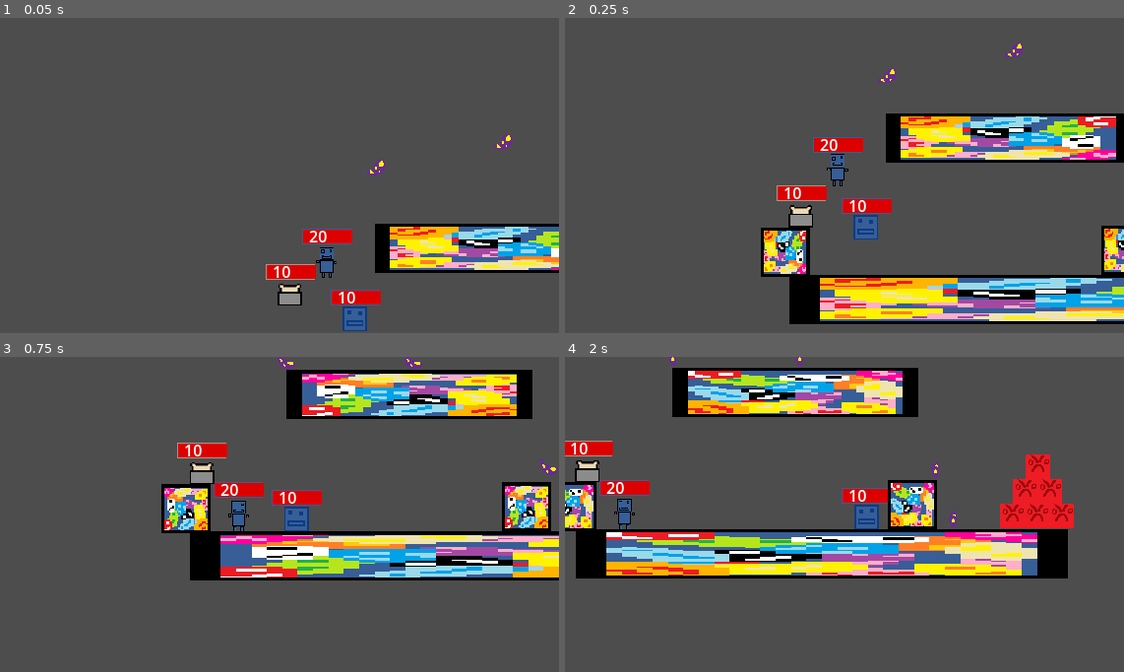
Above: before the commit, frames 1-4 (two rows, left to right).
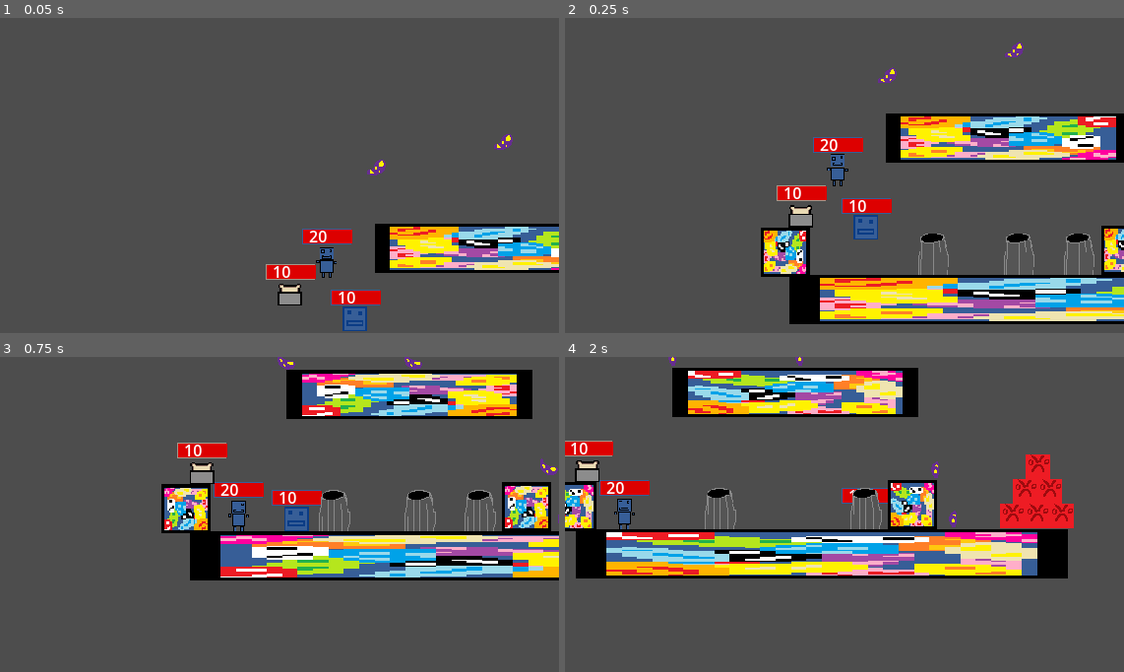
Above: after the commit, the same moments.

Repository: Ksawex4/Block-Jumper-Godot
Game: Godot game, scene res://Scenes/test_room.tscn
Same seed, same stepped clock (60 frames per second), same inputs: the game is played once before the commit and once after it. This scene is started directly instead of the project's main scene.
Inputs:
- Up to frame 1 (0.05 s): no input
- Up to frame 2 (0.25 s): no input
- Up to frame 3 (0.75 s): hold D (FencyRight) from 0.53 s (still down); tap Z (Interract, bound only after the commit) at 0.6 s
- Up to frame 4 (2 s): keep holding D (FencyRight); tap W (FencyJump) at 0.77, 1.52 s; tap 1 (CamFency) at 1.35 s; tap Z (Interract, bound only after the commit) at 1.55 s

Frame 1 is identical in both runs. In frame 2, 0.6% of the frame differs, in the area x 63-95%, y 68-82%; in frame 3, 0.6%; in frame 4, 0.8%, in the area x 25-57%, y 41-55%.

Commit message:
added a trash can

Diff:
--- /dev/null
+++ b/Scenes/Objects/trash_can.tscn
@@ -0,0 +1,36 @@
+[gd_scene load_steps=6 format=3 uid="uid://0ynbmsngdc15"]
+
+[ext_resource type="Texture2D" uid="uid://bwiblx67nnqux" path="res://Textures/TrashCan/TrashCan.png" id="1_2runf"]
+[ext_resource type="Script" uid="uid://dev7a134mfhmo" path="res://Scripts/trash_can.gd" id="1_g4vuy"]
+
+[sub_resource type="QuadMesh" id="QuadMesh_g4vuy"]
+size = Vector2(50, 50)
+
+[sub_resource type="RectangleShape2D" id="RectangleShape2D_b4hho"]
+
+[sub_resource type="RectangleShape2D" id="RectangleShape2D_7p6ol"]
+size = Vector2(31, 42)
+
+[node name="TrashCan" type="CharacterBody2D"]
+script = ExtResource("1_g4vuy")
+
+[node name="MeshInstance2D" type="MeshInstance2D" parent="."]
+texture_filter = 1
+rotation = 3.14159
+mesh = SubResource("QuadMesh_g4vuy")
+texture = ExtResource("1_2runf")
+
+[node name="CollisionShape2D" type="CollisionShape2D" parent="."]
+shape = SubResource("RectangleShape2D_b4hho")
+disabled = true
+
+[node name="Area2D" type="Area2D" parent="."]
+collision_layer = 0
+collision_mask = 2
+
+[node name="CollisionShape2D" type="CollisionShape2D" parent="Area2D"]
+position = Vector2(0, 4)
+shape = SubResource("RectangleShape2D_7p6ol")
+
+[connection signal="body_entered" from="Area2D" to="." method="_on_area_2d_body_entered"]
+[connection signal="body_exited" from="Area2D" to="." method="_on_area_2d_body_exited"]
--- a/Scenes/test_room.tscn
+++ b/Scenes/test_room.tscn
@@ -8,6 +8,7 @@
 [ext_resource type="PackedScene" uid="uid://ckfel1j514sxw" path="res://Scenes/Objects/bean.tscn" id="6_548gw"]
 [ext_resource type="PackedScene" path="res://Scenes/Objects/smooth_camera.tscn" id="7_hjqbe"]
 [ext_resource type="AudioStream" uid="uid://lst2ll0xq7yu" path="res://Songs/souZworkaSong.wav" id="8_8h618"]
+[ext_resource type="PackedScene" uid="uid://0ynbmsngdc15" path="res://Scenes/Objects/trash_can.tscn" id="9_f2n0o"]
 
 [node name="TestRoom" type="Node2D"]
 
@@ -69,3 +70,12 @@
 [node name="AudioStreamPlayer" type="AudioStreamPlayer" parent="."]
 stream = ExtResource("8_8h618")
 autoplay = true
+
+[node name="TrashCan" parent="." instance=ExtResource("9_f2n0o")]
+position = Vector2(261, 242)
+
+[node name="TrashCan2" parent="." instance=ExtResource("9_f2n0o")]
+position = Vector2(322, 242)
+
+[node name="TrashCan3" parent="." instance=ExtResource("9_f2n0o")]
+position = Vector2(174, 242)
--- /dev/null
+++ b/Scripts/trash_can.gd
@@ -0,0 +1,14 @@
+extends CharacterBody2D
+
+var isColliding := false
+
+func _on_area_2d_body_entered(body: Node2D) -> void:
+	isColliding = true
+
+func _on_area_2d_body_exited(body: Node2D) -> void:
+	isColliding = false
+
+func _process(delta: float) -> void:
+	if isColliding && Input.is_action_just_pressed("Interract"):
+		print("this will do smth soon")
+		queue_free()
--- a/project.godot
+++ b/project.godot
@@ -12,7 +12,7 @@
 
 config/name="Block Jumper"
 config/version="0.0.0.1"
-run/main_scene="uid://q7g1uyohqcqa"
+run/main_scene="uid://bfqojctd5pm0c"
 config/features=PackedStringArray("4.4", "GL Compatibility")
 config/icon="uid://i1s5i5evseoc"
 config/macos_native_icon="res://FencyIcon.icns"
@@ -96,6 +96,11 @@
 "events": [Object(InputEventKey,"resource_local_to_scene":false,"resource_name":"","device":-1,"window_id":0,"alt_press …(191 unchanged characters)…
 ]
 }
+Interract={
+"deadzone": 0.2,
+"events": [Object(InputEventKey,"resource_local_to_scene":false,"resource_name":"","device":-1,"window_id":0,"alt_pressed":false,"shift_pressed":false,"ctrl_pressed":false,"meta_pressed":false,"pressed":false,"keycode":0,"physical_keycode":90,"key_label":0,"unicode":122,"location":0,"echo":false,"script":null)
+]
+}
 
 [layer_names]
 
Not shown: 1 places in Scenes/main_screen.tscn that only renumber resources
Not shown: 1 places in Scenes/test_room.tscn that only renumber resources
Not shown, added: Scripts/trash_can.gd.uid
Binary file added: Textures/TrashCan/TrashCan.png
Not shown, added: Textures/TrashCan/TrashCan.png.import
